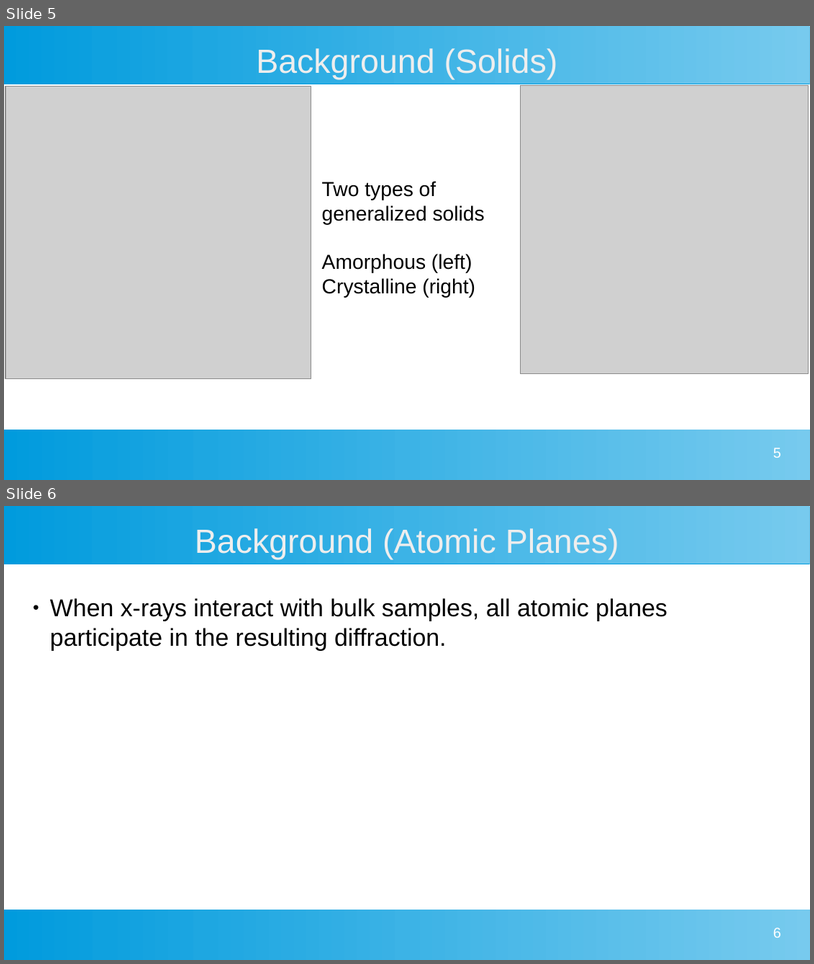
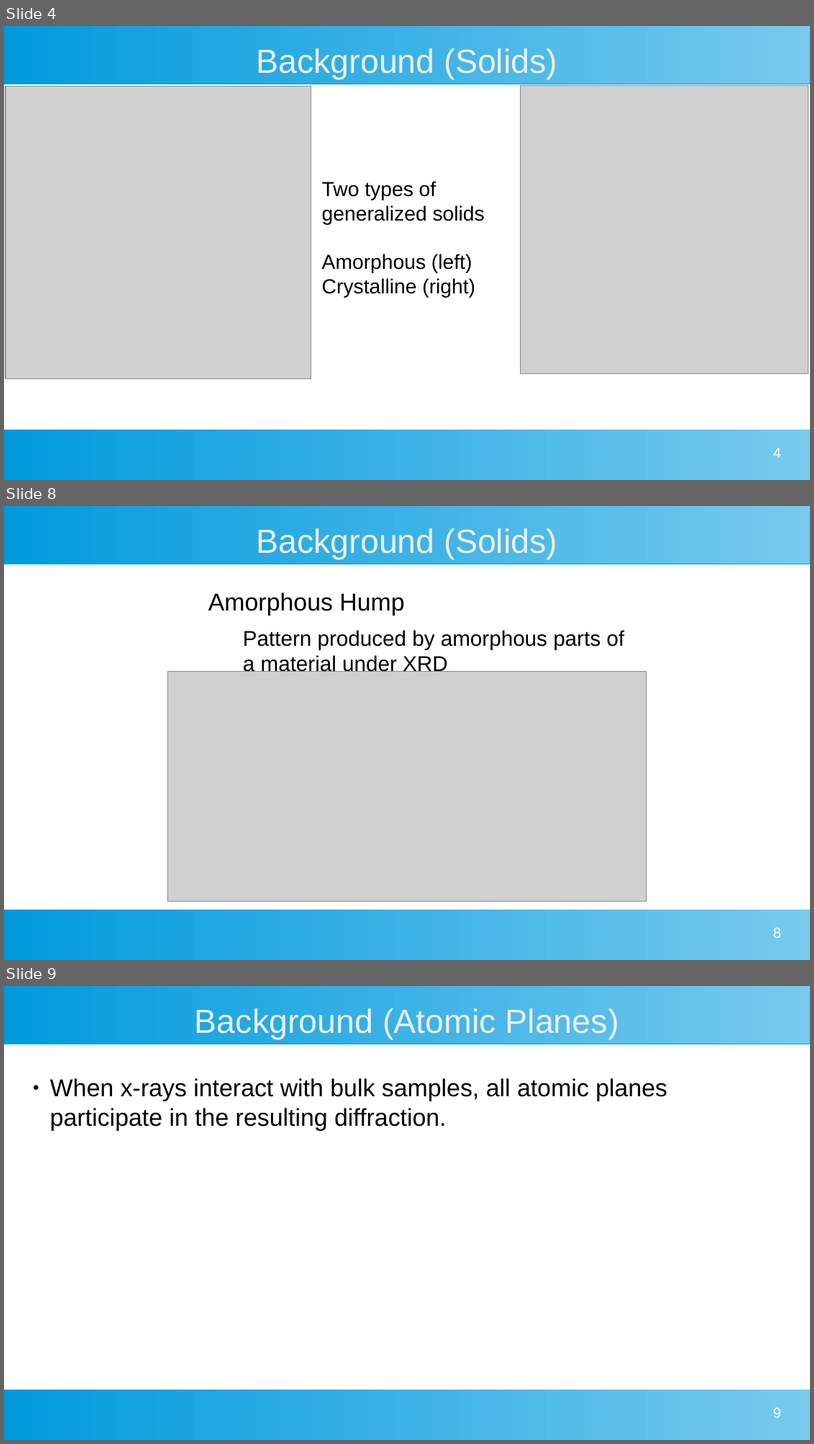
Before and after one commit to MarkS5001/GIXRD-Thesis, a slide deck: Thesis Defense Presentation.odp. Shown one above the other, each under a label of ours: slides 5 and 6 before the commit, slides 4, 8 and 9 after it; the slides between them are not shown. The pictures are 814x964 and 814x1444 pixels, drawn with LibreOffice and Linux fonts; fonts in the diff are those of the drawing; grey boxes stand for pictures. Boxes give left, top, right and bottom in pixels: in the first picture for what was removed or moved away, otherwise in the second. Text is boxed around its words. In the diff, an @@ line names an element or a change of style, - is before the commit and + after.

```diff
--- a/Thesis Defense Presentation.odp
+++ b/Thesis Defense Presentation.odp
@@ slide 8 added at (4, 506, 810, 960), background #FFFFFF; not listed: 2 template elements that a slide beside it also shows @@
@@ title added at (256, 528, 558, 559), 33 pt, text #EEEEEE @@
+Background (Solids)
@@ text added at (208, 592, 625, 672), 21 pt, text #000000 @@
+Amorphous Hump
+  Pattern produced by amorphous parts of a material under XRD
@@ picture added at (168, 672, 646, 901) @@
@@ page number added at (774, 927, 782, 937), 14 pt, text #FFFFFF @@
+8
@@ what was slide 5 is now slide 4 @@
@@ page number at (774, 447, 782, 457): text changed @@
-5
+4
@@ what was slide 6 is now slide 9 @@
@@ page number at (774, 1407, 782, 1417): text changed @@
-6
+9
```
Also in this commit, not shown: 3 slides changed, 4 other slides added, 1 slide removed.
